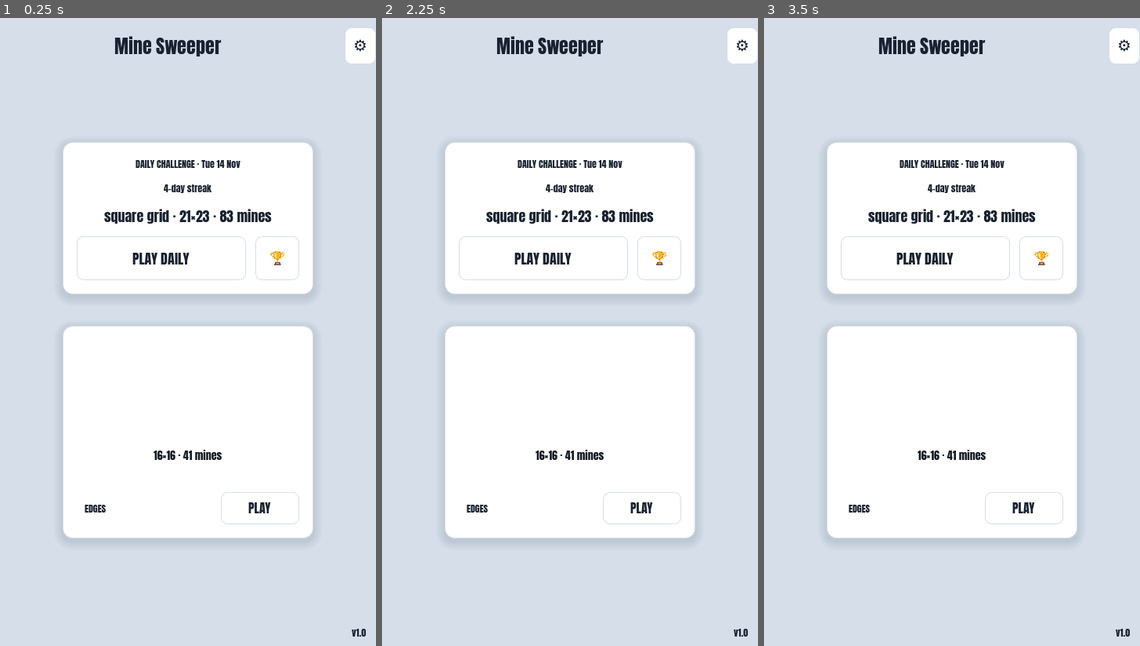
Above: before the commit, frames 1-3 (left to right).
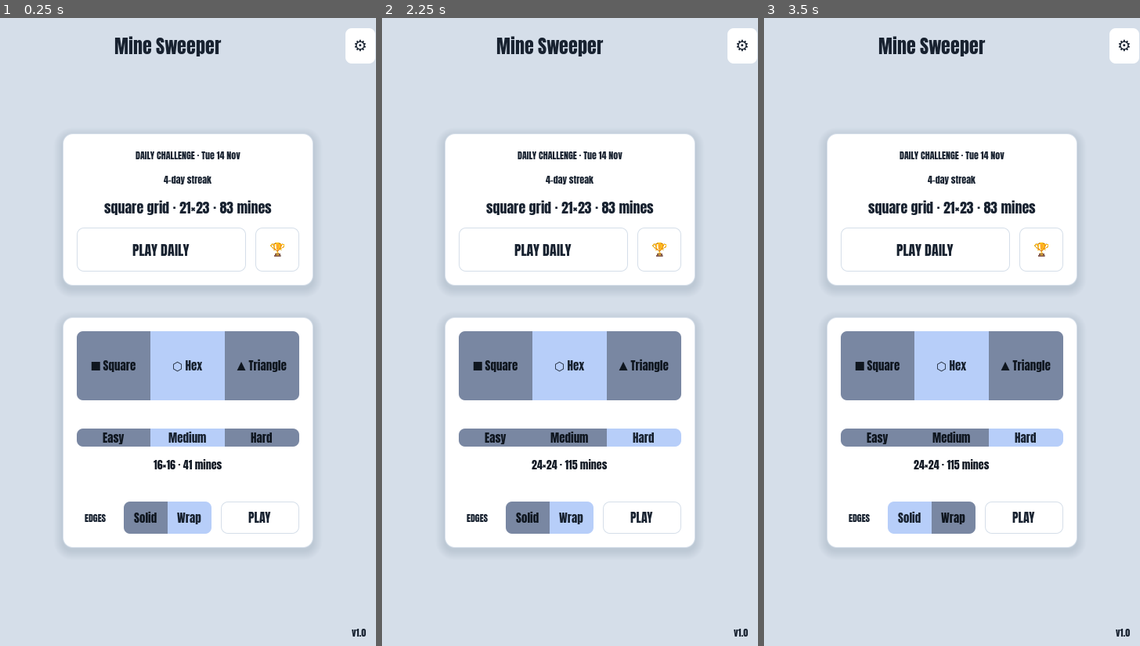
Above: after the commit, the same moments.

Repository: Kape99/mine-sweeper
Game: Godot game, scene res://Scenes/base.tscn
The game is run twice, just before and just after one commit, with the same random seed, the same clock (stepped at 60 frames per second) and the same inputs.
Inputs (mouse positions are in pixels of both pictures, inside the frame that each line leads up to):
- Up to frame 1 (0.25 s): no input
- Up to frame 2 (2.25 s): click (536, 187) at 0.52 s; type "Alex" at 0.6 s; click (570, 438) at 1.25 s, where only the run after the commit has a clickable "Medium"; click (645, 438) at 2 s, where only the run after the commit has a clickable "Hard"
- Up to frame 3 (3.5 s): click (910, 520) at 2.75 s, where only the run after the commit has a clickable "Solid"

The runs differ from the first frame. In frame 1, 16% of the frame differs, in the area x 16-84%, y 18-85%; in frame 2, 16%; in frame 3, 16%.
Error after the commit: Invalid call. Nonexistent function 'save_menu_state' in base 'Node (Settings.gd)'. (res://Scripts/GUI/main_menu.gd:100)

Commit message:
Restore segment labels in MainMenu segmented controls

Diff:
--- a/Scenes/Menu/MainMenu.tscn
+++ b/Scenes/Menu/MainMenu.tscn
@@ -130,6 +130,7 @@
 [node name="BoardTypeSegmented" parent="CenterContainer/Panel/SettingsCard/SettingsVBox" unique_id=957667200 instance=ExtResource("2_segbtn")]
 custom_minimum_size = Vector2(0, 88)
 layout_mode = 2
+segments = PackedStringArray("■ Square", "⬡ Hex", "▲ Triangle")
 selected_index = 1
 
 [node name="SpacerBoard" type="Control" parent="CenterContainer/Panel/SettingsCard/SettingsVBox" unique_id=2101306347]
@@ -138,6 +139,7 @@
 
 [node name="DifficultySegmented" parent="CenterContainer/Panel/SettingsCard/SettingsVBox" unique_id=1241387941 instance=ExtResource("2_segbtn")]
 layout_mode = 2
+segments = PackedStringArray("Easy", "Medium", "Hard")
 selected_index = 1
 
 [node name="DifficultySummary" type="Label" parent="CenterContainer/Panel/SettingsCard/SettingsVBox" unique_id=512919140]
@@ -166,6 +168,7 @@
 [node name="EdgesSegmented" parent="CenterContainer/Panel/SettingsCard/SettingsVBox/EdgesPlayRow" unique_id=2065904842 instance=ExtResource("2_segbtn")]
 layout_mode = 2
 size_flags_horizontal = 3
+segments = PackedStringArray("Solid", "Wrap")
 selected_index = 1
 
 [node name="StartButton" type="Button" parent="CenterContainer/Panel/SettingsCard/SettingsVBox/EdgesPlayRow" unique_id=1594947662]
